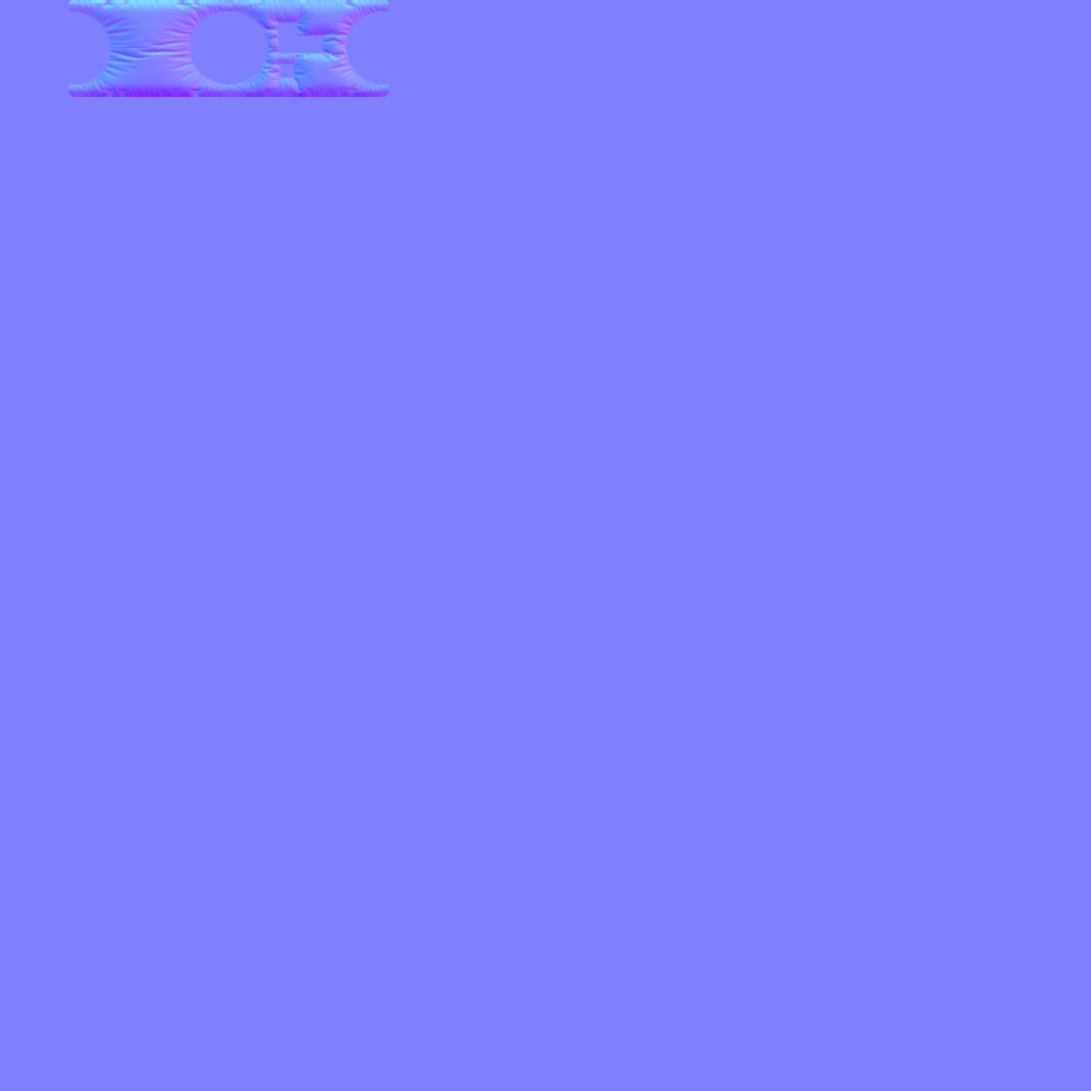
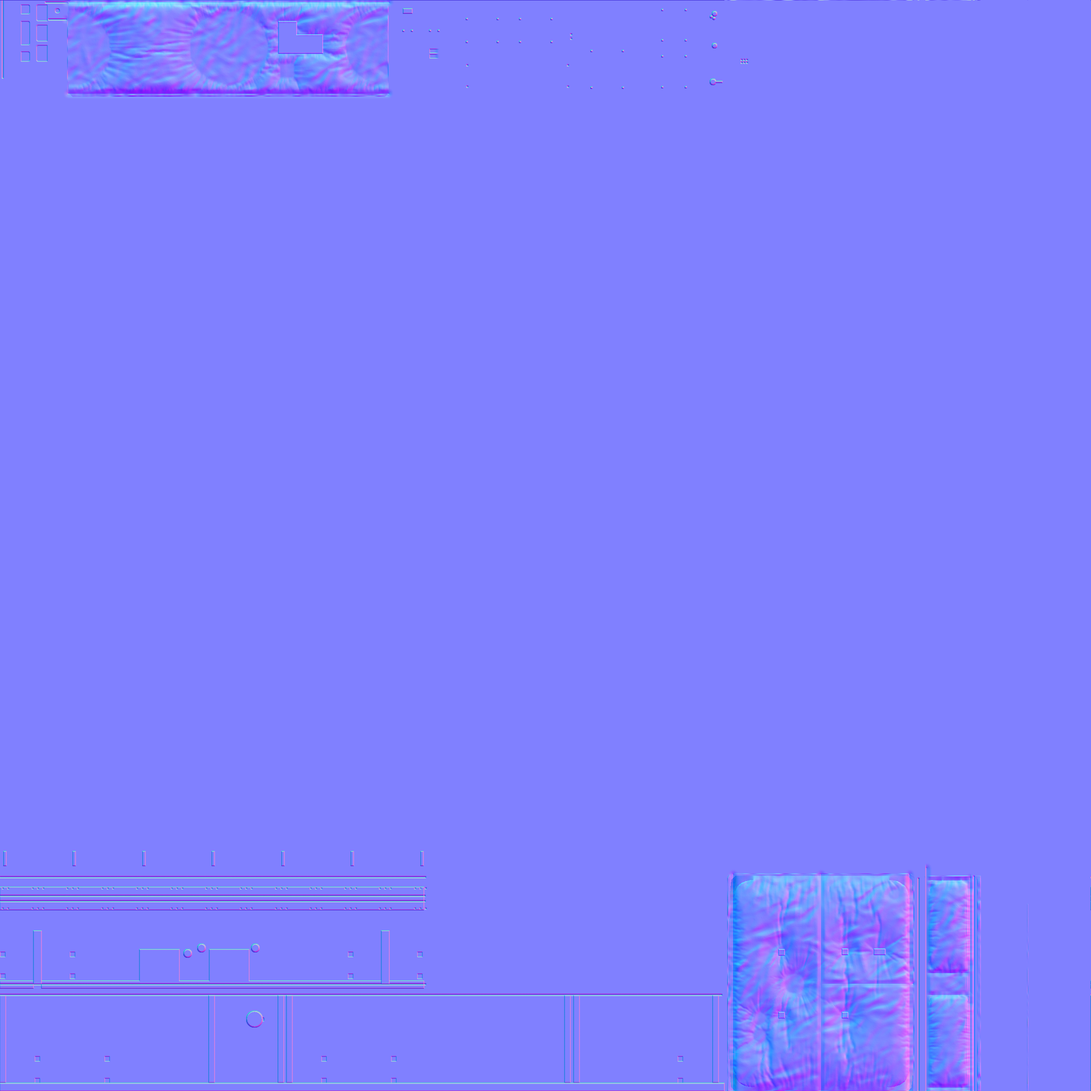
Before/after of a (1091, 1091) layered artwork. What changed in the layer stack:
painted on "Layer 1" over [728, 867, 1030, 1091]
added layer "Layer 3" above "Layer 2" over [0, 0, 1091, 1091]
